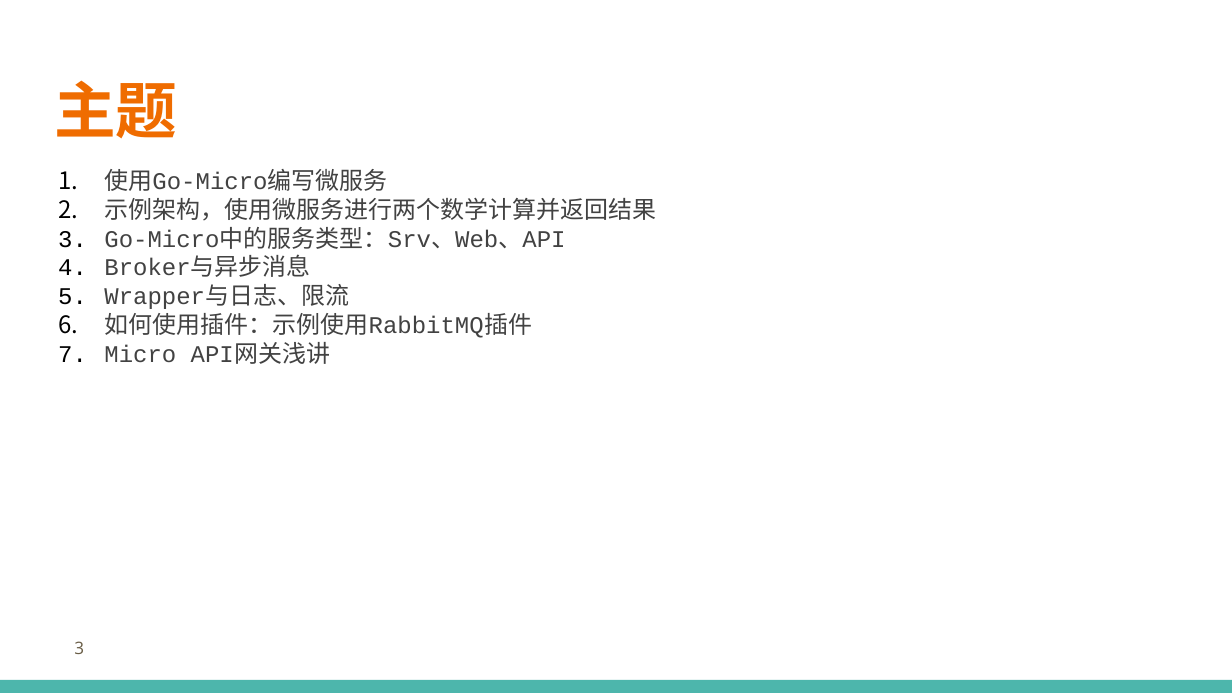
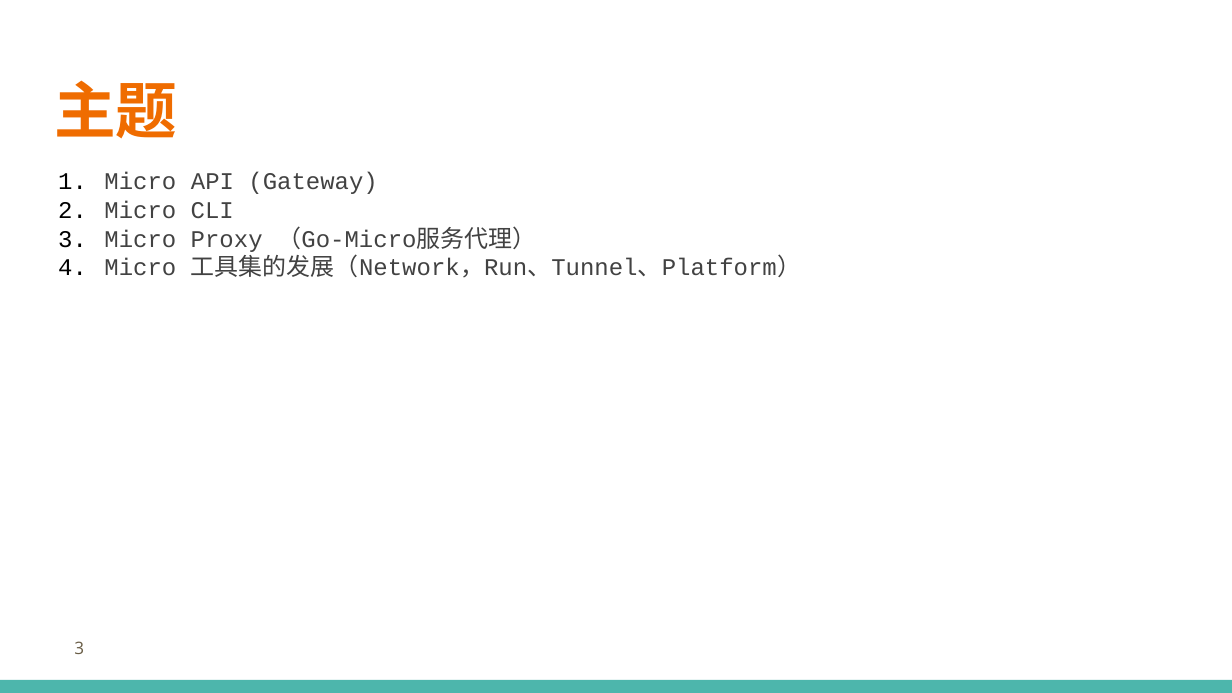
Before and after one commit to printfcoder/stack-rpc-tutorials, a slide deck: slide 3 of others/share/learning-go/【第三期】Micro工具集.pptx. Drawn at 1232x693 pixels with LibreOffice and Linux fonts; fonts in the diff are those of the drawing; background and template pictures are left out. Boxes give left, top, right and bottom in pixels: in the first picture for what was removed or moved away, otherwise in the second. Text is boxed around its words. In the diff, an @@ line names an element or a change of style, - is before the commit and + after.

```diff
--- a/others/share/learning-go/【第三期】Micro工具集.pptx
+++ b/others/share/learning-go/【第三期】Micro工具集.pptx
@@ text at bbox=[104, 172, 801, 277]: text changed @@
-1. 使用Go-Micro编写微服务
-2. 示例架构，使用微服务进行两个数学计算并返回结果
-3. Go-Micro中的服务类型：Srv、Web、API
-4. Broker与异步消息
-5. Wrapper与日志、限流
-6. 如何使用插件：示例使用RabbitMQ插件
-7. Micro API网关浅讲
+1. Micro API (Gateway)
+2. Micro CLI
+3. Micro Proxy （Go-Micro服务代理）
+4. Micro 工具集的发展（Network，Run、Tunnel、Platform）
```
Also in this commit, not shown: 2 other slides changed, 4 slides added, 4 slides removed, 6 other files.
